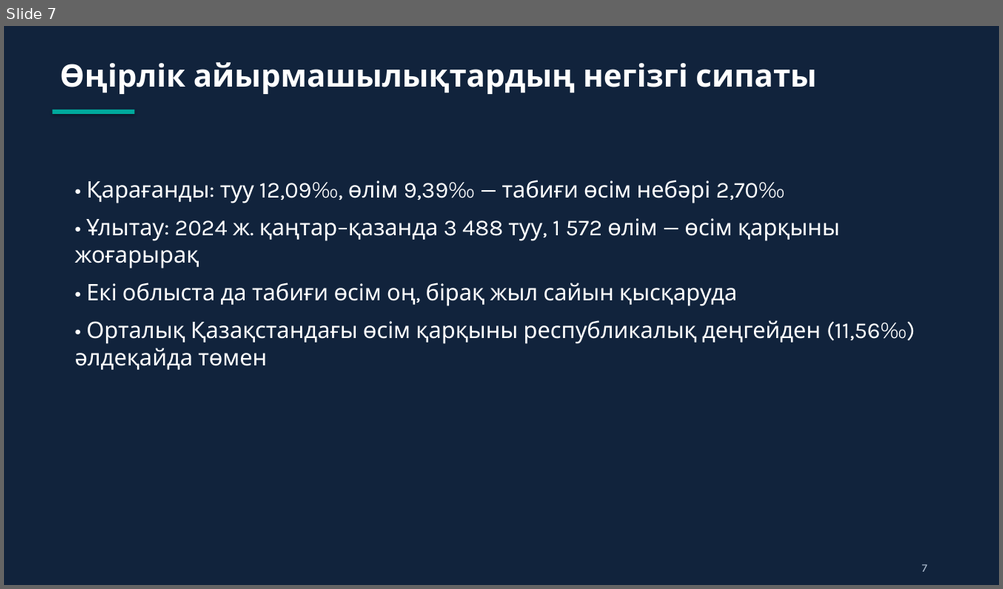
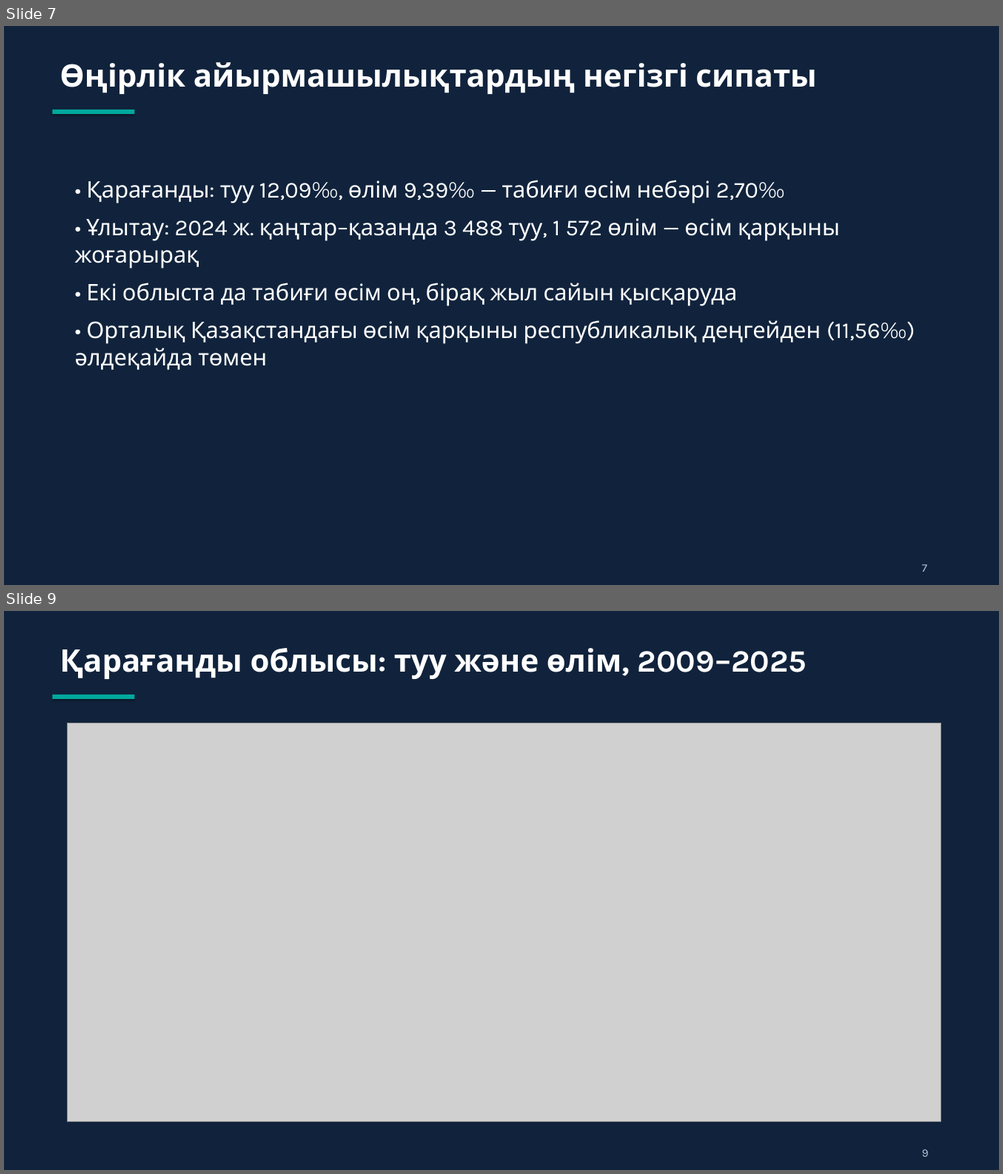
Before and after one commit to aizhanzhansarbaeva-ai/test, a slide deck: presentation/Табиғи_өсім_Орталық_Қазақстан_2025.pptx. Shown one above the other, each under a label of ours: slide 7 before the commit, slides 7 and 9 after it; the slides between them are not shown. The pictures are 1003x589 and 1003x1174 pixels, drawn with LibreOffice and Linux fonts; fonts in the diff are those of the drawing; grey boxes stand for pictures. Boxes give left, top, right and bottom in pixels: in the first picture for what was removed or moved away, otherwise in the second. Text is boxed around its words. In the diff, an @@ line names an element or a change of style, - is before the commit and + after.

```diff
--- a/presentation/Табиғи_өсім_Орталық_Қазақстан_2025.pptx
+++ b/presentation/Табиғи_өсім_Орталық_Қазақстан_2025.pptx
@@ slide 9 added at (4,611,999,1170), background #11233C @@
@@ text added at (60,648,806,679), 30 pt, text #FFFFFF, bold @@
+Қарағанды облысы: туу және өлім, 2009–2025
@@ rectangle added at (53,695,134,699), fill #00A99D @@
@@ picture added at (68,723,940,1122) @@
@@ text added at (922,1150,928,1157), 11 pt, text #B5C4D6 @@
+9
```
Also in this commit, not shown: 7 slides changed.
